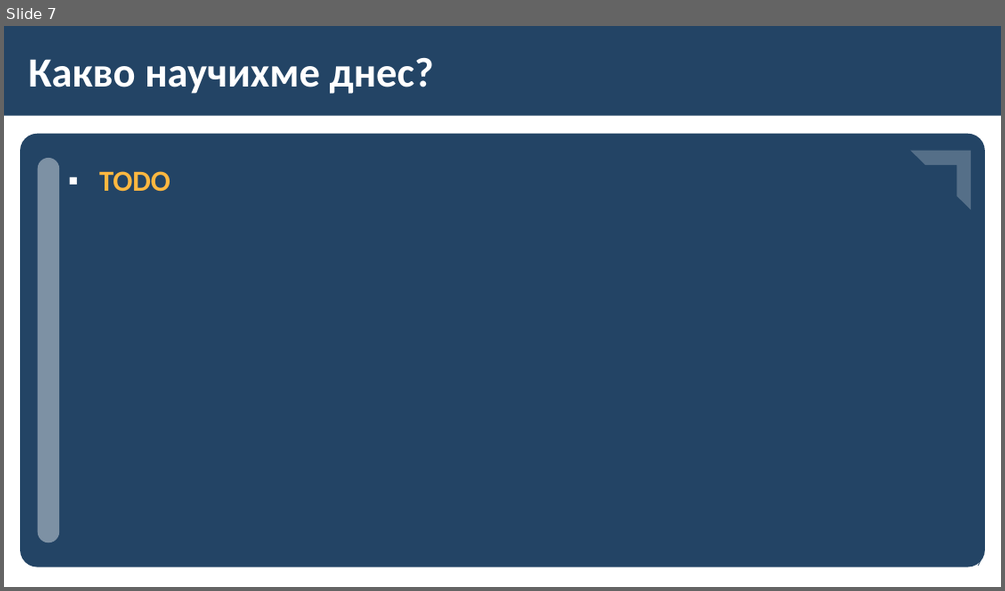
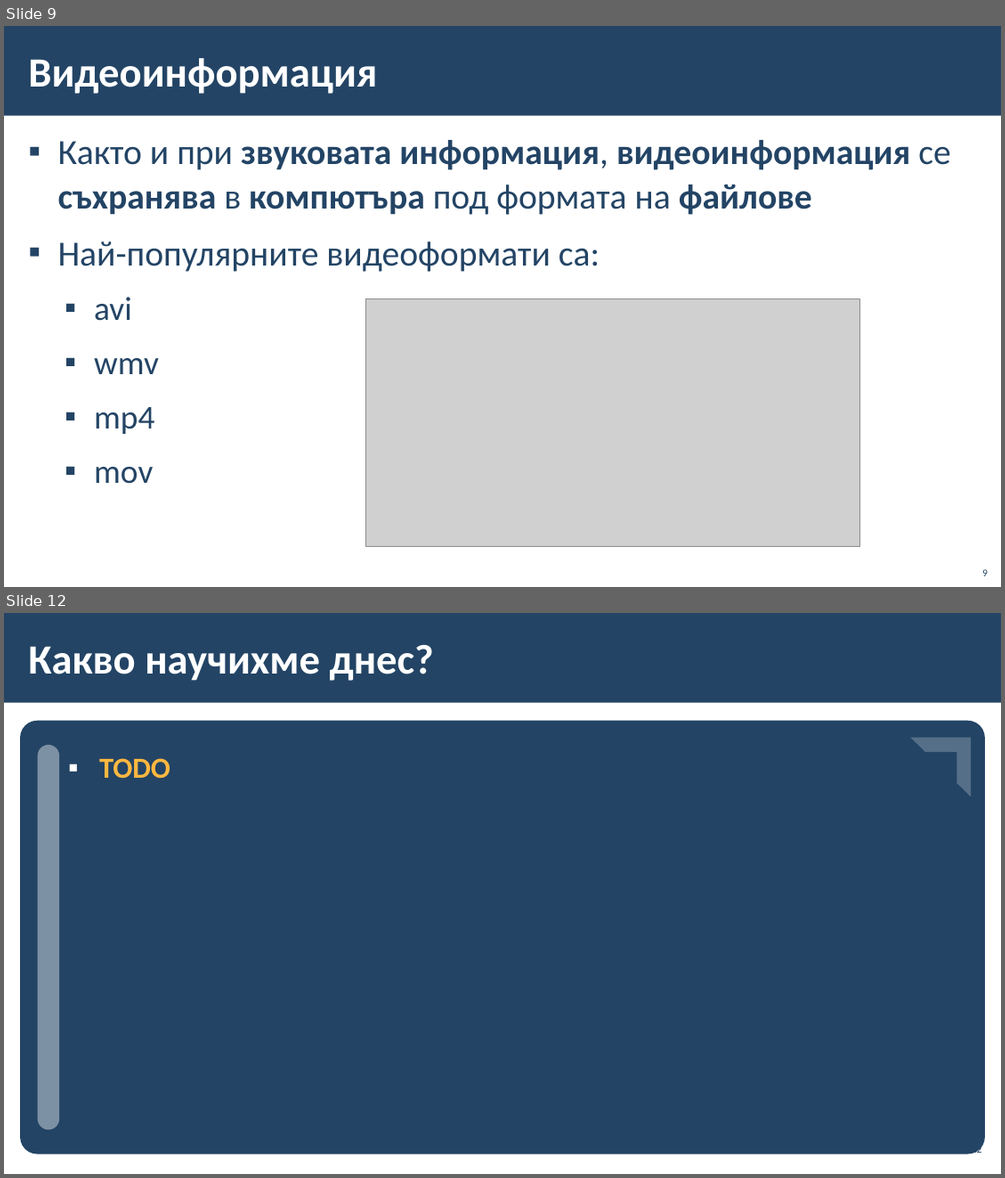
Before and after one commit to BG-IT-Edu/School-Programming, a slide deck: Courses/Computer-Modeling-and-IT/Computer-Modeling-and-IT-5-Class/10-Working-With-Sound-and-Video-Information/10-Working-With-Sound-and-Video-Information.pptx. Shown one above the other, each under a label of ours: slide 7 before the commit, slides 9 and 12 after it; the slides between them are not shown. The pictures are 1005x591 and 1005x1178 pixels, drawn with LibreOffice and Linux fonts; fonts in the diff are those of the drawing; grey boxes stand for pictures; background and template pictures are left out. Boxes give left, top, right and bottom in pixels: in the first picture for what was removed or moved away, otherwise in the second. Text is boxed around its words. In the diff, an @@ line names an element or a change of style, - is before the commit and + after.

```diff
--- a/Courses/Computer-Modeling-and-IT/Computer-Modeling-and-IT-5-Class/10-Working-With-Sound-and-Video-Information/10-Working-With-Sound-and-Video-Information.pptx
+++ b/Courses/Computer-Modeling-and-IT/Computer-Modeling-and-IT-5-Class/10-Working-With-Sound-and-Video-Information/10-Working-With-Sound-and-Video-Information.pptx
@@ slide 9 added at <box>4,26,1001,587</box>, background #FFFFFF; not listed: 1 template element that a slide beside it also shows @@
@@ title added at <box>28,58,377,94</box>, 40 pt, text #FFFFFF, bold @@
+Видеоинформация
@@ text added at <box>58,140,950,483</box>, 34 pt, text #234465 @@
+▪ Както и при звуковата информация, видеоинформация се съхранява в компютъра под формата на файлове
+▪ Най-популярните видеоформати са:
+  ▪ avi
+  ▪ wmv
+  ▪ mp4
+  ▪ mov
@@ picture added at <box>366,299,859,546</box> @@
@@ page number added at <box>982,569,987,576</box>, 10 pt, text #234465 @@
+9
@@ what was slide 7 is now slide 12 @@
```
Also in this commit, not shown: 1 slide changed, 4 other slides added.
